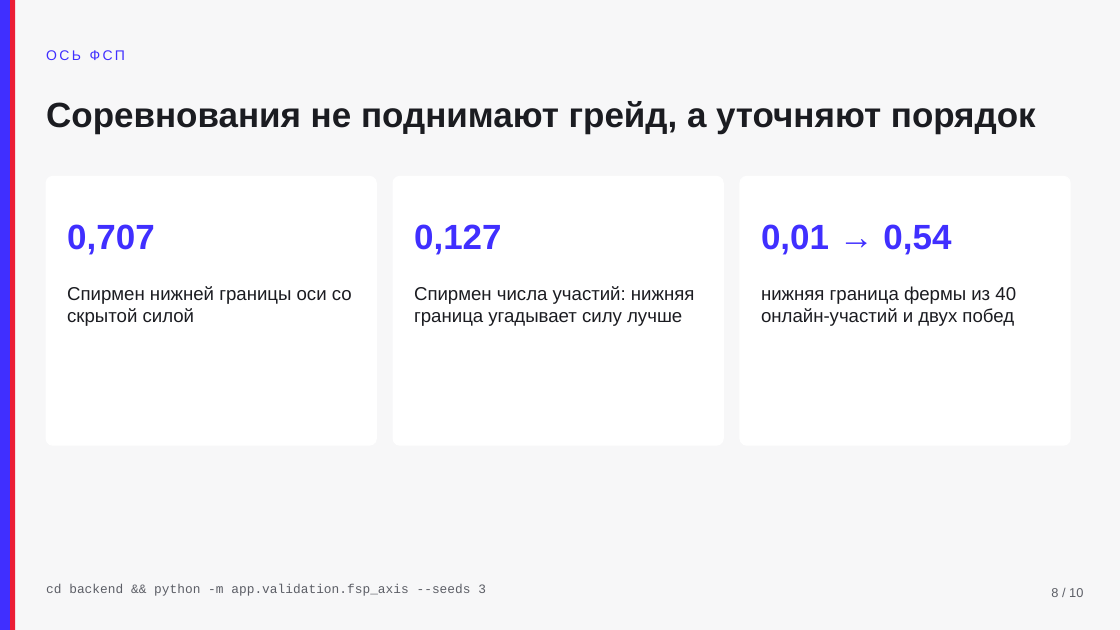
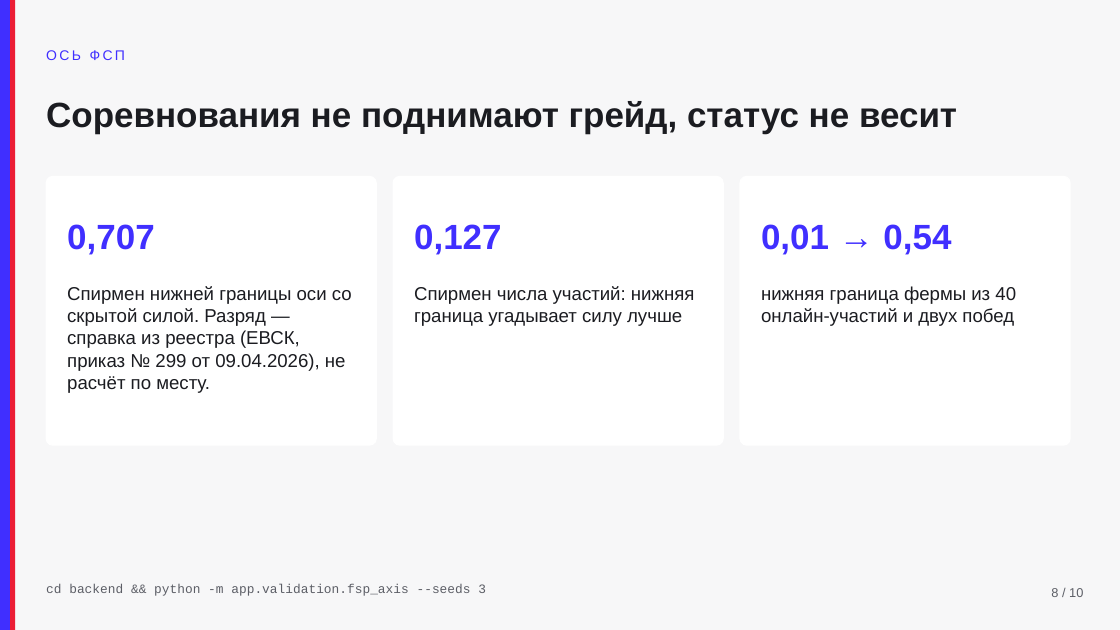
Before and after one commit to KonkovDV/fsp-talent, a slide deck: slide 8 of docs/pitch.pptx. Drawn at 1120x630 pixels with LibreOffice and Linux fonts; fonts in the diff are those of the drawing. Boxes give left, top, right and bottom in pixels: in the first picture for what was removed or moved away, otherwise in the second. Text is boxed around its words. In the diff, an @@ line names an element or a change of style, - is before the commit and + after.

```diff
--- a/docs/pitch.pptx
+++ b/docs/pitch.pptx
@@ text at box(46, 101, 957, 134): text changed @@
-Соревнования не поднимают грейд, а уточняют порядок
+Соревнования не поднимают грейд, статус не весит
@@ text at box(67, 286, 352, 393): text changed @@
-Спирмен нижней границы оси со скрытой силой
+Спирмен нижней границы оси со скрытой силой. Разряд — справка из реестра (ЕВСК, приказ № 299 от 09.04.2026), не расчёт по месту.
```
Also in this commit, not shown: 3 other slides changed, 3 other files.
